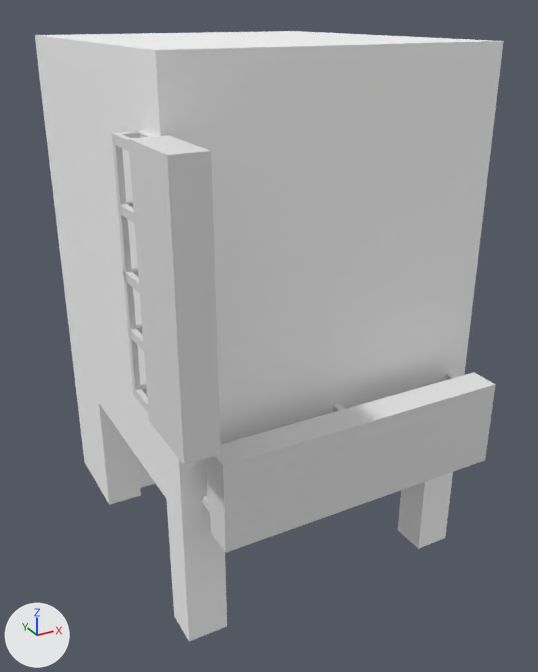
The FBX model Assets/Art/Modles/house/House_1.fbx: old version first, new version second.
The view is the same before and after, from a camera (50 mm lens) standing at (-4.85, -9.7, 7.86) and looking at (0.04, -0.79, 3.41). Arrows for +X, +Y and +Z are at lower left; the lights stay in place. The picture after the commit comes second. Where no turn or scale is listed for an object, it has been applied to the vertices.
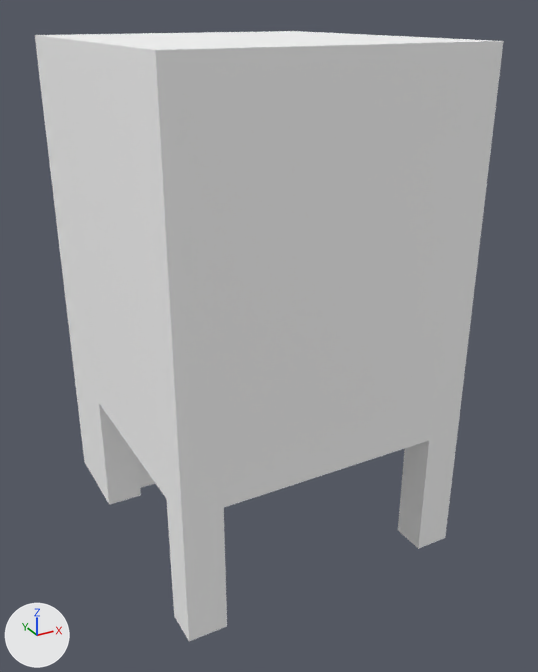
Pixel boxes [x1, y1, x2, y2] of what changed, in the pictures (538 x 672 px):
'Cube.001', deleted: before [202, 372, 496, 553]
'Cube.062', deleted: before [128, 135, 221, 465]
'Cube.018', deleted: before [112, 131, 155, 414]

Edits to the bpy script that builds the scene:
```text
Remove ob_cube_018:
    ob_cube_018 = bpy.data.objects.new('Cube.018', me_cube_024)
    ob_cube_018.location = (-2.15, -2.34, 4.46)
    ob_cube_018.rotation_euler = (-3.142, 0.0, 1.571)  # degrees (-180, 0, 90)
    ob_cube_018.scale = (-0.346, -0.0344, -0.054)
Remove ob_cube_001:
    ob_cube_001 = bpy.data.objects.new('Cube.001', me_cube_008)
    ob_cube_001.location = (0.12, -3.18, 2.62)
Remove ob_cube_062:
    ob_cube_062 = bpy.data.objects.new('Cube.062', me_cube_029)
    ob_cube_062.location = (-2.22, -3.12, 5.16)
```
